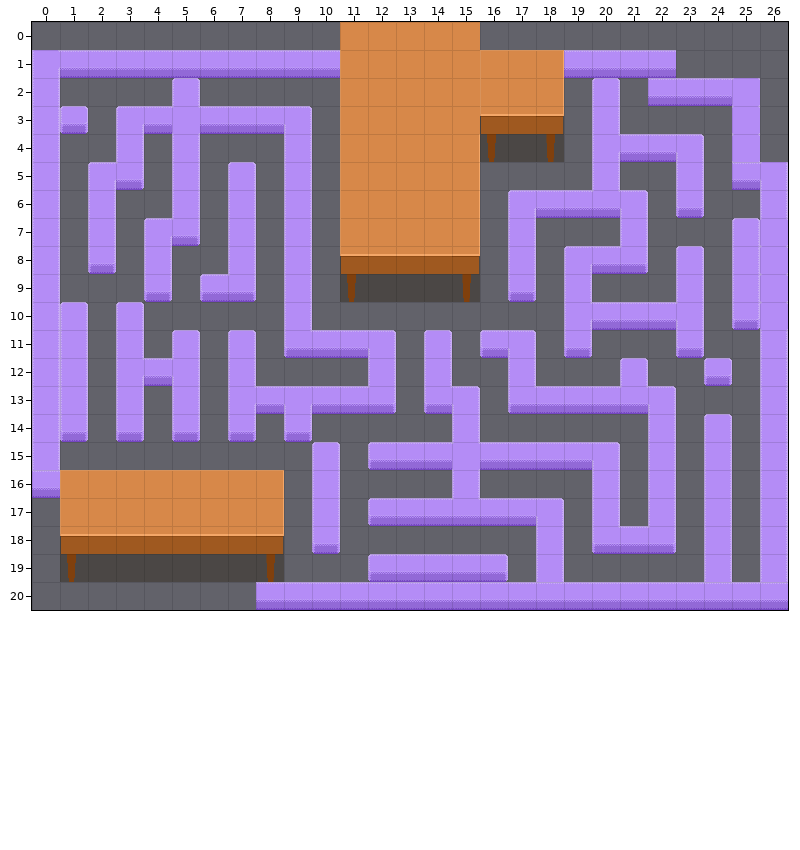
Two states of a Tiled map, Baku/assets/data/Map3.tmx. That is the earlier state.
Cells are 32x32 px. Shown: x 0..26, y 0..20.
After the commit:
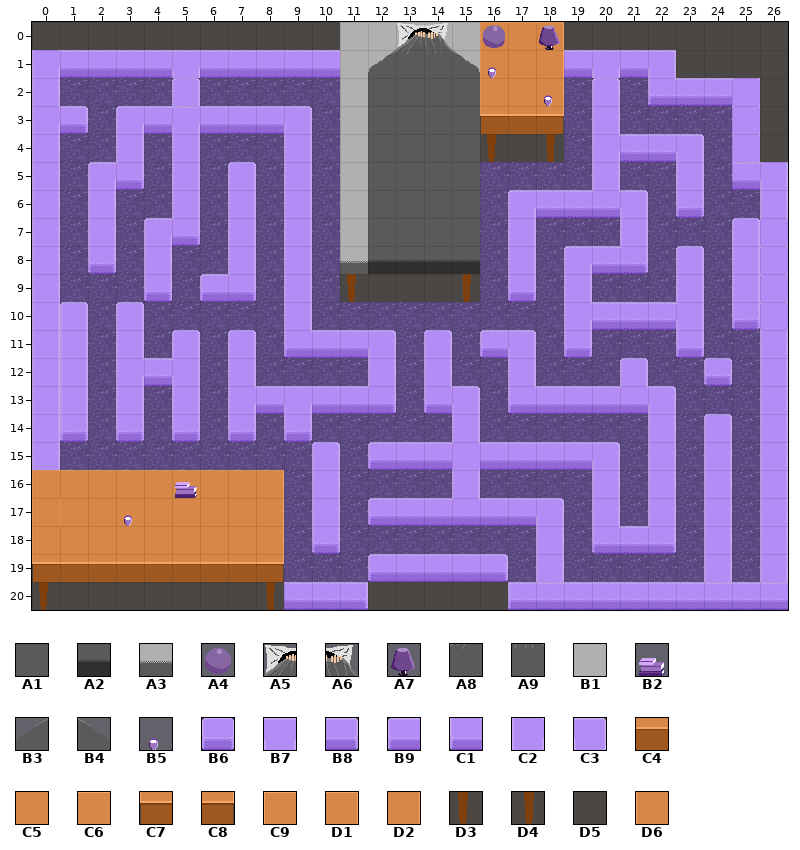
Key: from "Bed tiles": A1 2, A2 10, A3 11, A4 15, A5 16, A6 17, A7 21, A8 22, A9 23, B1 25, B2 27, B3 28, B4 29, B5 33; from "tileset": B6 1, B7 5, B8 7, B9 8, C1 13, C2 15, C3 16, C4 21, C5 22, C6 23, C7 24, C8 25, C9 27, D1 28, D2 29, D3 30, D4 31, D5 32, D6 35.
__ is an empty cell.
Tiles of an added or newly shown layer are drawn over the layers below it.
See-through tiles are keyed as they look on the map.
Diff:
Changed rows in their new state; .. is an unchanged cell.
Layer "floor" (now shown):
first column x 1:
 2 B6 B6 B6 B6 .. B6 B6 B6 B6 B6 .. .. .. .. .. .. .. .. B6 .. B6 .. .. .. ..
 3 B6 B6 .. .. .. .. .. .. .. B6 .. .. .. .. .. .. .. .. B6 .. B6 B6 B6 B6 ..
 4 B6 B6 .. B6 .. B6 B6 B6 .. B6 .. .. .. .. .. .. .. .. B6 .. .. .. .. B6 ..
 5 B6 .. .. B6 .. B6 .. B6 .. B6 .. .. .. .. .. B6 B6 B6 B6 .. B6 B6 .. B6 ..
 6 B6 .. B6 B6 .. B6 .. B6 .. B6 .. .. .. .. .. B6 .. .. .. .. .. B6 .. B6 B6
 7 B6 .. B6 .. .. B6 .. B6 .. B6 .. .. .. .. .. B6 .. B6 B6 B6 .. B6 B6 B6 ..
 8 B6 .. B6 .. B6 B6 .. B6 .. B6 .. .. .. .. .. B6 .. B6 .. .. .. B6 .. B6 ..
 9 B6 B6 B6 .. B6 .. .. B6 .. B6 .. .. .. .. .. B6 .. B6 .. B6 B6 B6 .. B6 ..
10 .. B6 .. B6 B6 B6 B6 B6 .. B6 B6 B6 B6 B6 B6 B6 B6 B6 .. .. .. .. .. B6 ..
11 .. B6 .. B6 .. B6 .. B6 .. .. .. .. B6 .. B6 .. .. B6 .. B6 B6 B6 .. B6 B6
12 .. B6 .. .. .. B6 .. B6 B6 B6 B6 .. B6 .. B6 B6 .. B6 B6 B6 .. B6 B6 B6 B6
13 .. B6 .. B6 .. B6 .. .. .. .. .. .. B6 .. .. B6 .. .. .. .. .. .. B6 B6 B6
14 .. B6 .. B6 .. B6 .. B6 .. B6 B6 B6 B6 B6 .. B6 B6 B6 B6 B6 B6 .. B6 .. B6
15 B6 B6 B6 B6 B6 B6 B6 B6 B6 .. B6 .. .. .. .. .. .. .. .. .. B6 .. B6 .. B6
16 .. .. .. .. .. .. .. .. B6 .. B6 B6 B6 B6 .. B6 B6 B6 B6 .. B6 .. B6 .. B6
17 .. .. .. .. .. .. .. .. B6 .. B6 .. .. .. .. .. .. .. B6 .. B6 .. B6 .. B6
18 .. .. .. .. .. .. .. .. B6 .. B6 B6 B6 B6 B6 B6 B6 .. B6 .. .. .. B6 .. B6
19 .. .. .. .. .. .. .. .. B6 B6 B6 .. .. .. .. .. B6 .. B6 B6 B6 B6 B6 .. B6
Layer "Details 1" (added):
first column x 11:
 0 B1 B1 B1 B1 B1
 1 B1 B1 .. .. B1
 2 B1 A1 A1 A1 A1
 3 B1 A1 A1 A1 A1
 4 B1 A1 A1 A1 A1
 5 B1 A1 A1 A1 A1
 6 B1 A1 A1 A1 A1
 7 B1 A1 A1 A1 A1
 8 A3 A2 A2 A2 A2
Layer "Details 2" (added):
first column x 12:
 0 .. A5 A6 .. C9 C6 D1
 1 B3 A8 A9 B4 D6 C5 D2
Layer "Details 3" (added):
first column x 0:
 0 D5 D5 D5 D5 D5 D5 D5 D5 D5 D5 D5 .. .. .. .. .. A4 .. A7 D5 D5 D5 D5 D5 D5 D5 D5
 1 .. .. .. .. .. B7 .. .. .. .. .. .. .. .. .. .. B5 .. .. .. B7 .. C3 D5 D5 D5 D5
 2 .. .. .. .. .. .. .. .. .. .. .. .. .. .. .. .. .. .. B5 .. .. .. C1 .. .. .. D5
 3 C2 B8 .. .. .. B7 .. .. .. .. .. .. .. .. .. .. .. .. .. .. .. .. .. .. .. .. D5
 4 .. .. .. .. .. .. .. .. .. .. .. .. .. .. .. .. .. .. .. .. .. .. .. .. .. .. D5
first column x 0:
16 C9 C6 .. .. .. B2 .. .. .. .. .. .. .. .. .. .. .. ..
17 D6 .. .. B5 .. .. .. .. .. .. .. .. .. .. .. .. .. ..
18 D6 C5 C5 C5 C5 C5 C5 C5 D2 .. .. .. .. .. .. .. .. ..
19 C7 C4 C4 C4 C4 C4 C4 C4 C8 .. .. .. .. .. .. .. .. ..
20 D3 D5 D5 D5 D5 D5 D5 D5 D4 .. .. B8 D5 D5 D5 D5 D5 B9
Pixel boxes of the changes (left, top, right, bottom) in both pictures:
added: (32, 22, 788, 610)
